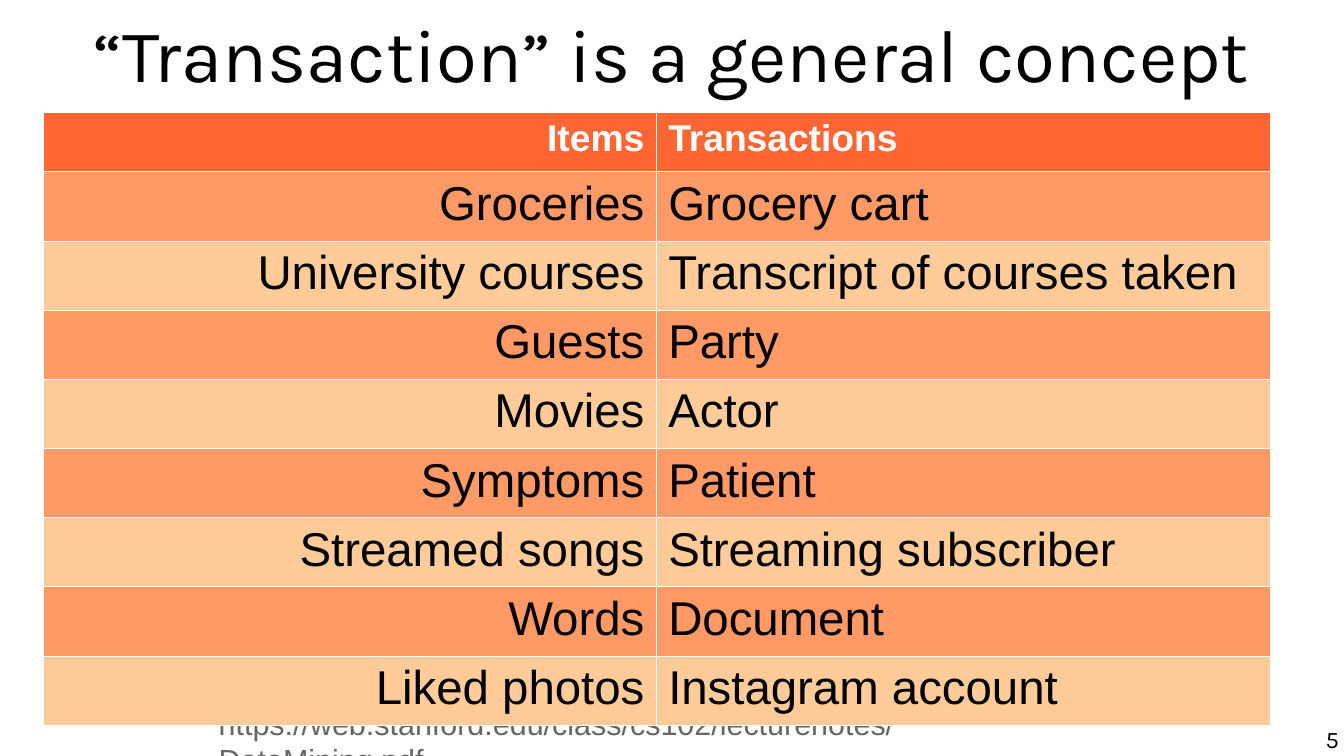
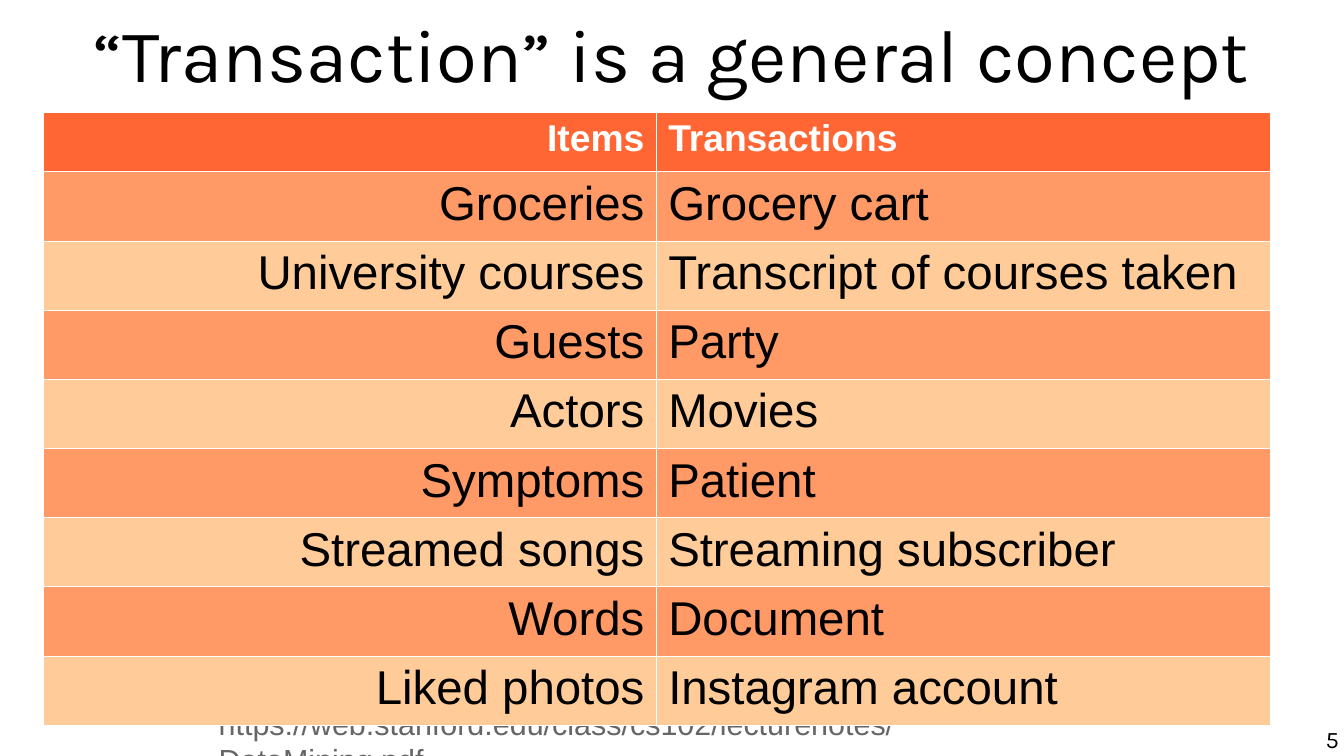
Before and after one commit to marco-calautti/data-mining-course, a slide deck: slide 5 of theory/odp/tt11_itemsets.odp. Drawn at 1344x756 pixels with LibreOffice and Linux fonts; fonts in the diff are those of the drawing. Boxes give left, top, right and bottom in pixels: in the first picture for what was removed or moved away, otherwise in the second. Text is boxed around its words. In the diff, an @@ line names an element or a change of style, - is before the commit and + after.

```diff
--- a/theory/odp/tt11_itemsets.odp
+++ b/theory/odp/tt11_itemsets.odp
@@ table at [43,112,1271,718] @@
-row 5, column 1: Movies
+row 5, column 1: Actors
-row 5, column 2: Actor
+row 5, column 2: Movies
```
Also in this commit, not shown: 1 other file.
